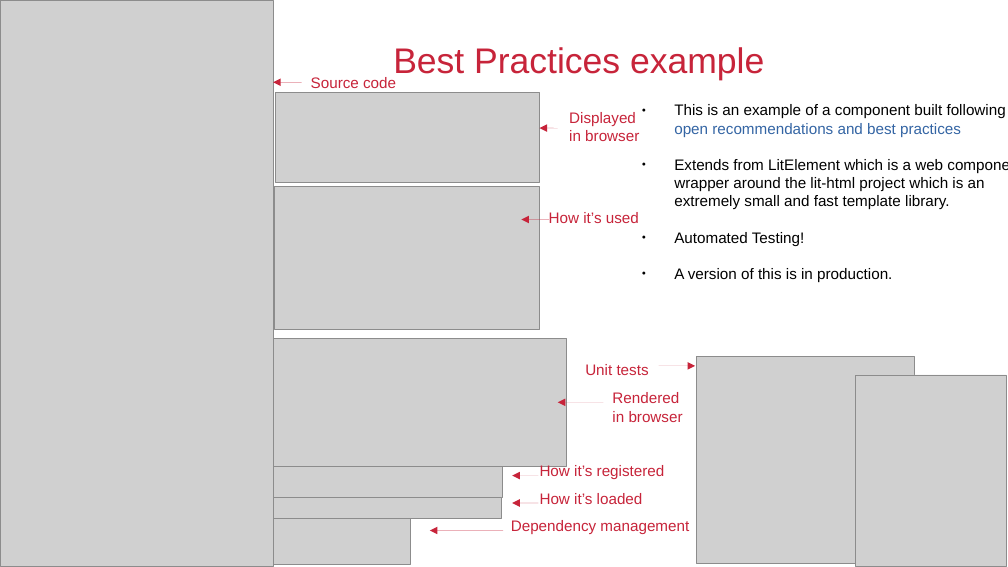
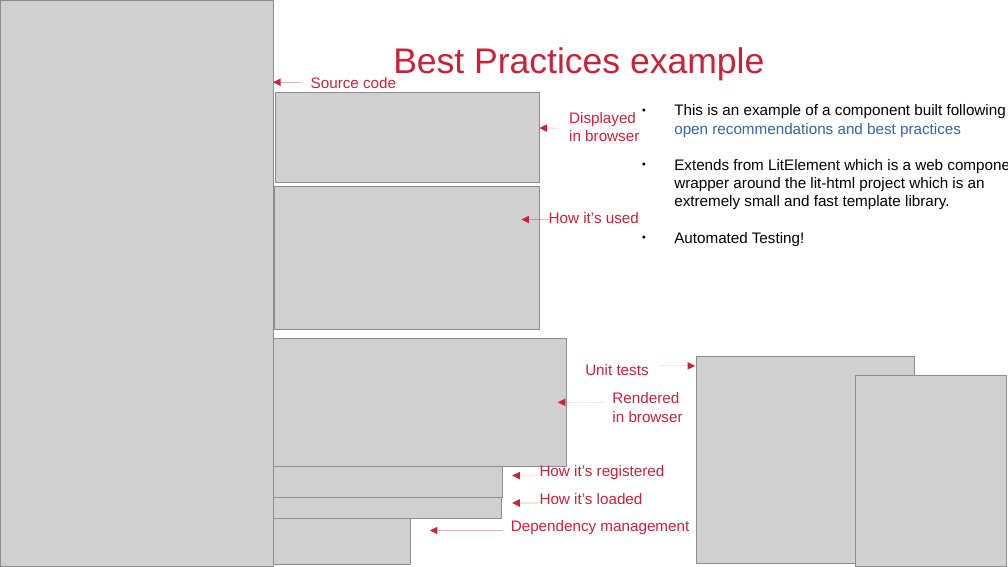
Before and after one commit to QuiWorks/wc-presentation, a slide deck: slide 6 of wc-pp-presentation.odp. Drawn at 1008x567 pixels with LibreOffice and Linux fonts; fonts in the diff are those of the drawing; grey boxes stand for pictures; background and template pictures are left out. Boxes give left, top, right and bottom in pixels: in the first picture for what was removed or moved away, otherwise in the second. Text is boxed around its words. In the diff, an @@ line names an element or a change of style, - is before the commit and + after.

```diff
--- a/wc-pp-presentation.odp
+++ b/wc-pp-presentation.odp
@@ text at bbox=[674, 268, 892, 282]: paragraph removed @@
-● A version of this is in production.
```
Also in this commit, not shown: 2 other slides changed, 1 other file.
